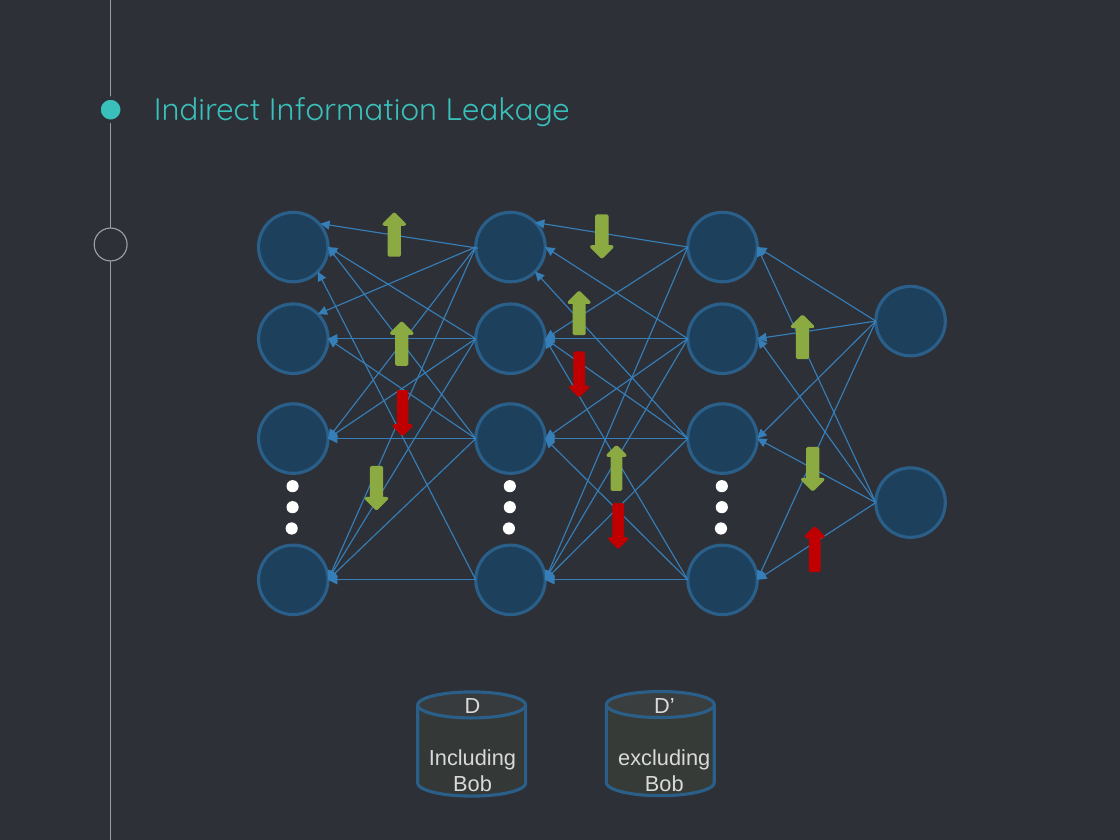
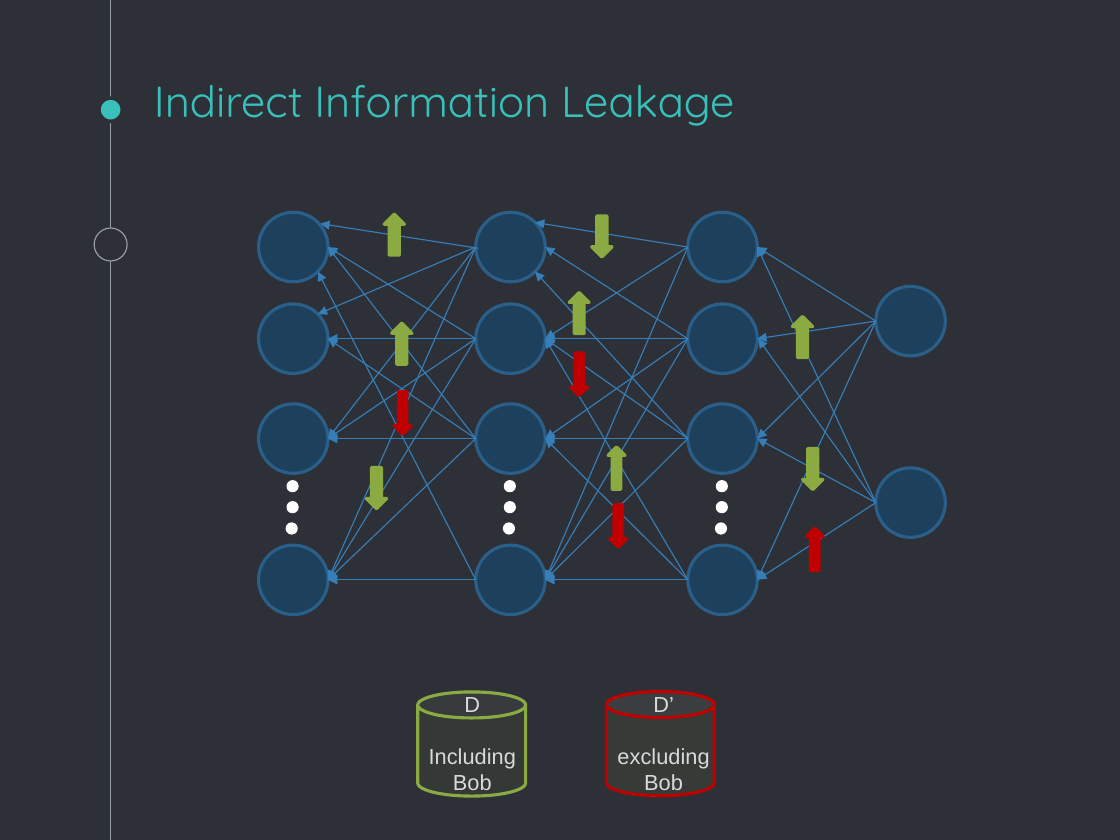
Before and after one commit to vaibhav90/Reading_Exam, a slide deck: slide 15 of Presentation/Eleanor.pptx. Drawn at 1120x840 pixels with LibreOffice and Linux fonts; fonts in the diff are those of the drawing. Boxes give left, top, right and bottom in pixels: in the first picture for what was removed or moved away, otherwise in the second. Text is boxed around its words. In the diff, an @@ line names an element or a change of style, - is before the commit and + after.

```diff
--- a/Presentation/Eleanor.pptx
+++ b/Presentation/Eleanor.pptx
@@ title "Indirect Information Leakage" at (154,85,734,126): size 20 to 28 pt @@
@@ cylinder at (418,692,525,796): outline #2B5F8A 2 pt to #8BAB42 2 pt @@
@@ cylinder at (606,691,713,795): outline #2B5F8A 2 pt to #C00000 2 pt @@
```
Also in this commit, not shown: 13 other slides changed, 4 slides removed.
